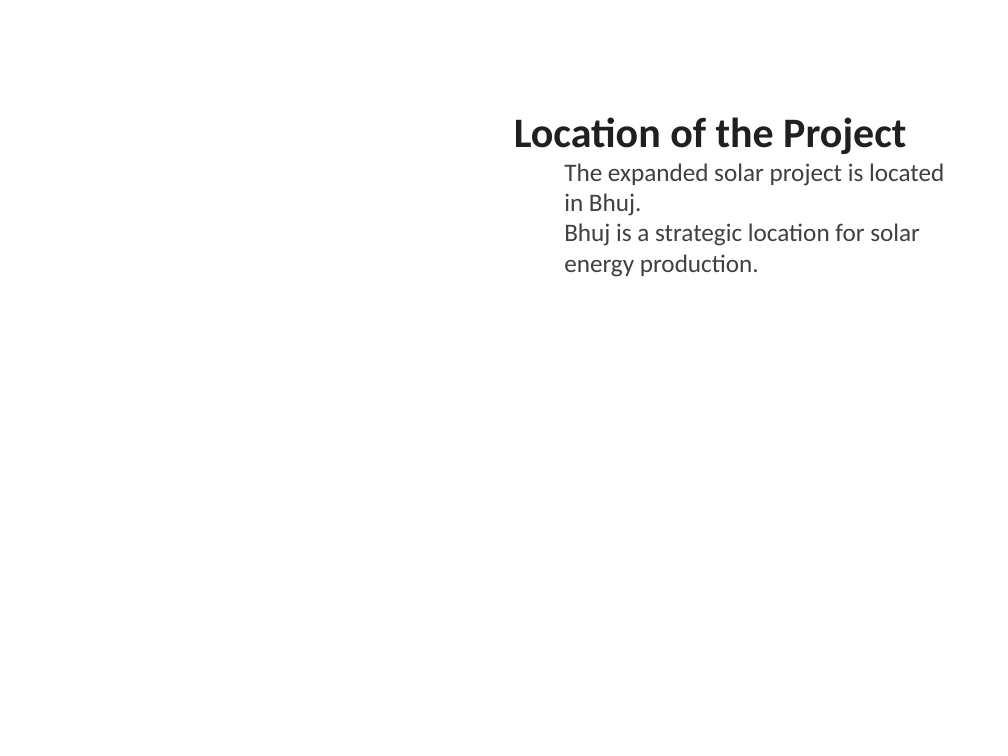
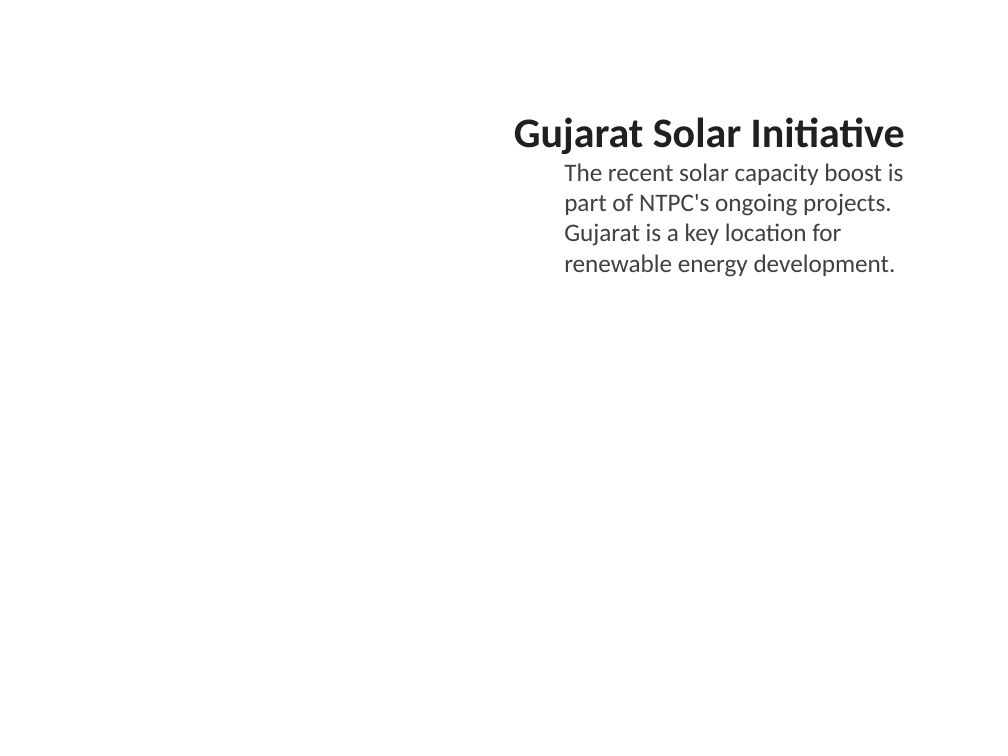
Before and after one commit to gauravsiemens1988/Linkedin-AI-Agent_Personal, a slide deck: slide 3 of drafts/linkedin_carousel.pptx. Drawn at 1008x756 pixels with LibreOffice and Linux fonts; fonts in the diff are those of the drawing. Boxes give left, top, right and bottom in pixels: in the first picture for what was removed or moved away, otherwise in the second. Text is boxed around its words. In the diff, an @@ line names an element or a change of style, - is before the commit and + after.

```diff
--- a/drafts/linkedin_carousel.pptx
+++ b/drafts/linkedin_carousel.pptx
@@ text at (x1=514, y1=117, x2=905, y2=277): text changed @@
-Location of the Project
-  The expanded solar project is located in Bhuj.
-  Bhuj is a strategic location for solar energy production.
+Gujarat Solar Initiative
+  The recent solar capacity boost is part of NTPC's ongoing projects.
+  Gujarat is a key location for renewable energy development.
```
Also in this commit, not shown: 5 other slides changed, 3 other files.
